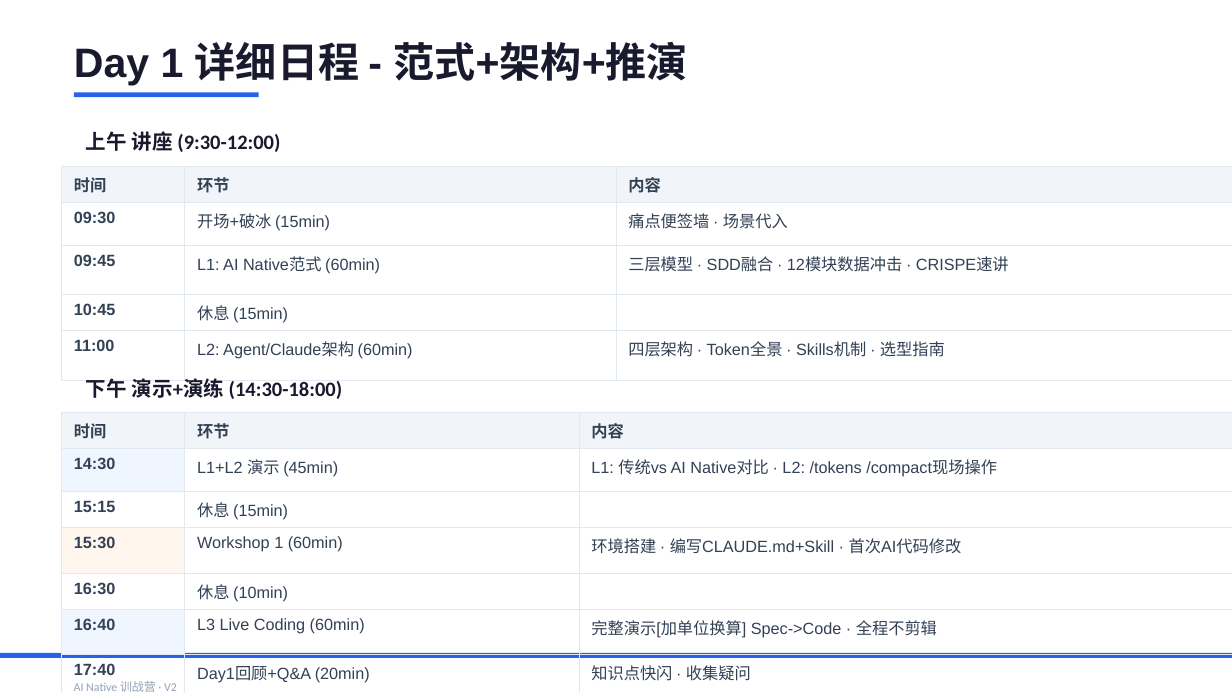
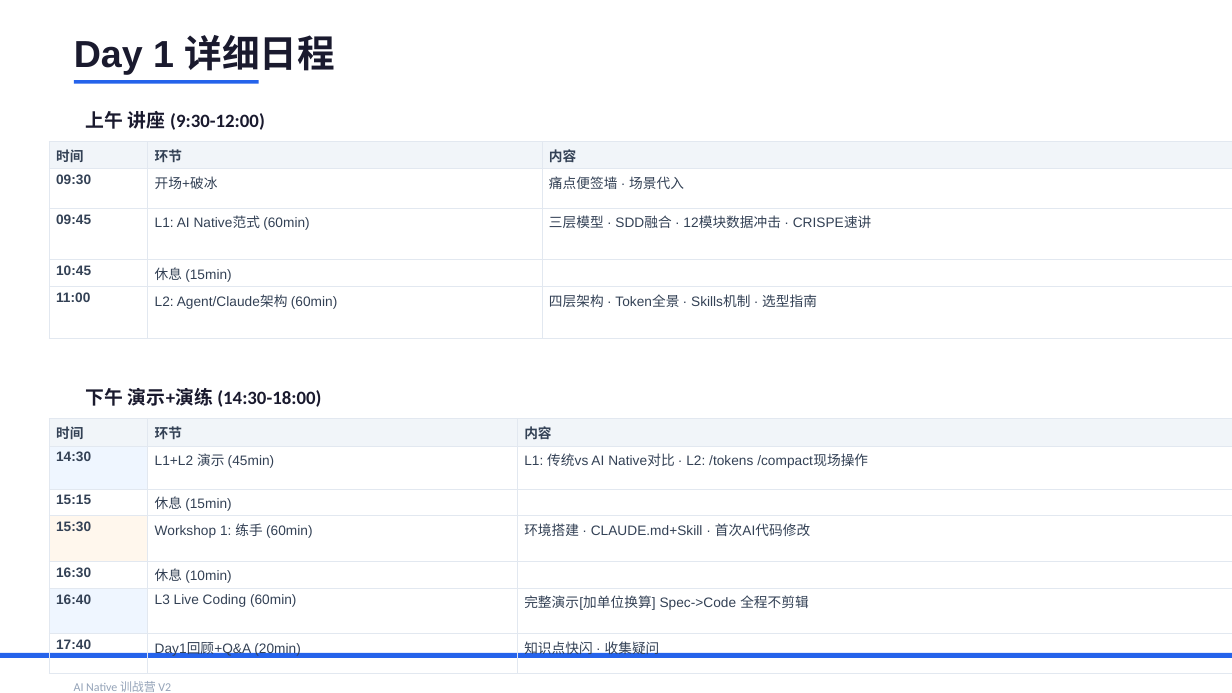
Before and after one commit to JungleTestLabs/ai-coding-training, a slide deck: slide 3 of docs/AI-Native-训战营-介绍与日程.pptx. Drawn at 1232x693 pixels with LibreOffice and Linux fonts; fonts in the diff are those of the drawing. Boxes give left, top, right and bottom in pixels: in the first picture for what was removed or moved away, otherwise in the second. Text is boxed around its words. In the diff, an @@ line names an element or a change of style, - is before the commit and + after.

```diff
--- a/docs/AI-Native-训战营-介绍与日程.pptx
+++ b/docs/AI-Native-训战营-介绍与日程.pptx
@@ text at (74, 35, 335, 74): text changed; size 24 to 22 pt @@
-Day 1 详细日程 - 范式+架构+推演
+Day 1 详细日程
@@ rectangle: place and size @@
-rectangle at (74, 92, 259, 97)
+rectangle at (74, 80, 259, 84)
@@ text "上午 讲座 (9:30-12:00)" at (86, 111, 265, 130): size 12 to 11 pt @@
@@ text "上午 讲座 (9:30-12:00)": place and size @@
-text "上午 讲座 (9:30-12:00)" at (86, 131, 280, 152)
+text "上午 讲座 (9:30-12:00)" at (86, 111, 265, 130)
@@ table at (49, 142, 1232, 313) @@
-row 2, column 2: 开场+破冰 (15min)
+row 2, column 2: 开场+破冰
@@ size 9.5 to 8 pt @@
@@ table: place and size @@
-table at (62, 166, 1232, 363)
+table at (49, 142, 1232, 313)
@@ text "下午 演示+演练 (14:30-18:00)": place and size @@
-text "下午 演示+演练 (14:30-18:00)" at (86, 378, 342, 399)
+text "下午 演示+演练 (14:30-18:00)" at (86, 388, 321, 407)
@@ text "下午 演示+演练 (14:30-18:00)" at (86, 388, 321, 407): size 12 to 11 pt @@
@@ table at (49, 419, 1232, 661) @@
-row 4, column 2: Workshop 1 (60min)
+row 4, column 2: Workshop 1: 练手 (60min)
-row 4, column 3: 环境搭建 · 编写CLAUDE.md+Skill · 首次AI代码修改
+row 4, column 3: 环境搭建 · CLAUDE.md+Skill · 首次AI代码修改
-row 6, column 3: 完整演示[加单位换算] Spec->Code · 全程不剪辑
+row 6, column 3: 完整演示[加单位换算] Spec->Code 全程不剪辑
@@ size 9.5 to 8 pt in "时间", "环节", "内容", "14:30" and 12 more places @@
@@ table: place and size @@
-table at (62, 413, 1232, 687)
+table at (49, 419, 1232, 661)
@@ text at (74, 681, 171, 692): text changed @@
-AI Native 训战营 · V2
+AI Native 训战营 V2
```
Also in this commit, not shown: 5 other slides changed, 1 other file.
